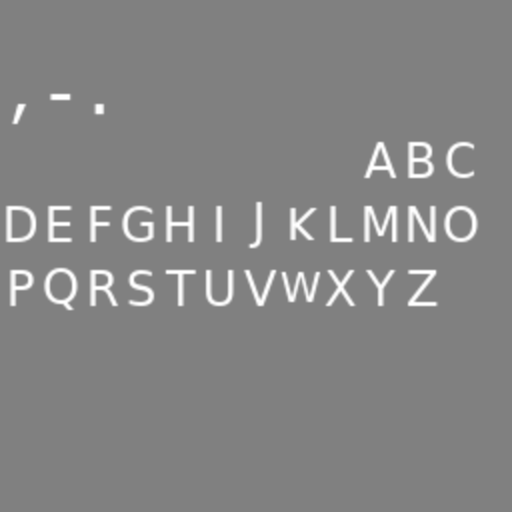
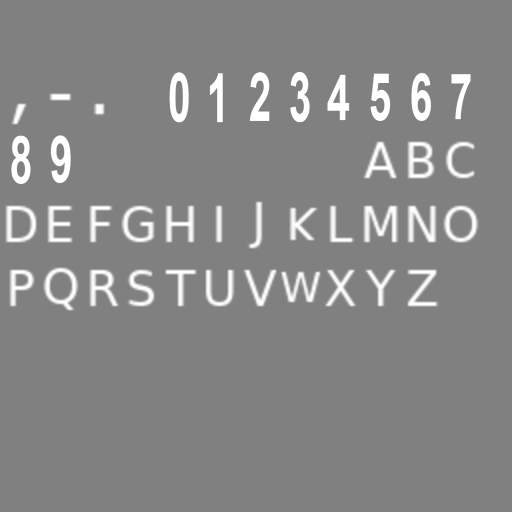
The second 512 × 512 image is a revision of the first. Changes to its layers:
added layer "Pasted Layer #10" above "Pasted Layer #9" over (x1=169, y1=72, x2=189, y2=123)
added layer "Pasted Layer #9" above "Pasted Layer #8" over (x1=209, y1=73, x2=223, y2=123)
added layer "Pasted Layer #8" above "Pasted Layer #7" over (x1=249, y1=72, x2=270, y2=121)
added layer "Pasted Layer #7" above "Pasted Layer #6" over (x1=290, y1=72, x2=310, y2=123)
added layer "Pasted Layer #6" above "Pasted Layer #5" over (x1=327, y1=74, x2=350, y2=121)
added layer "Pasted Layer #5" above "Pasted Layer #4" over (x1=370, y1=73, x2=391, y2=121)
added layer "Pasted Layer #4" above "Pasted Layer #3" over (x1=411, y1=72, x2=431, y2=122)
added layer "Pasted Layer #3" above "Pasted Layer" over (x1=451, y1=74, x2=471, y2=120)
added layer "Pasted Layer" above "Pasted Layer #1" over (x1=11, y1=135, x2=31, y2=184)
added layer "Pasted Layer #1" above "Pasted Layer #2" over (x1=50, y1=135, x2=71, y2=184)
